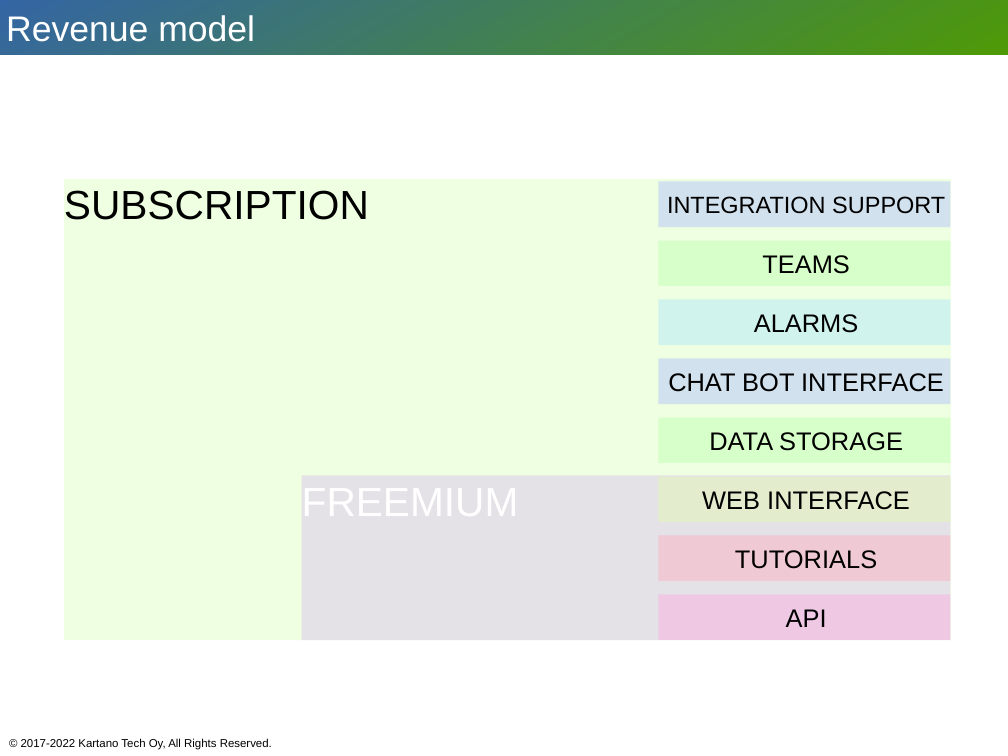
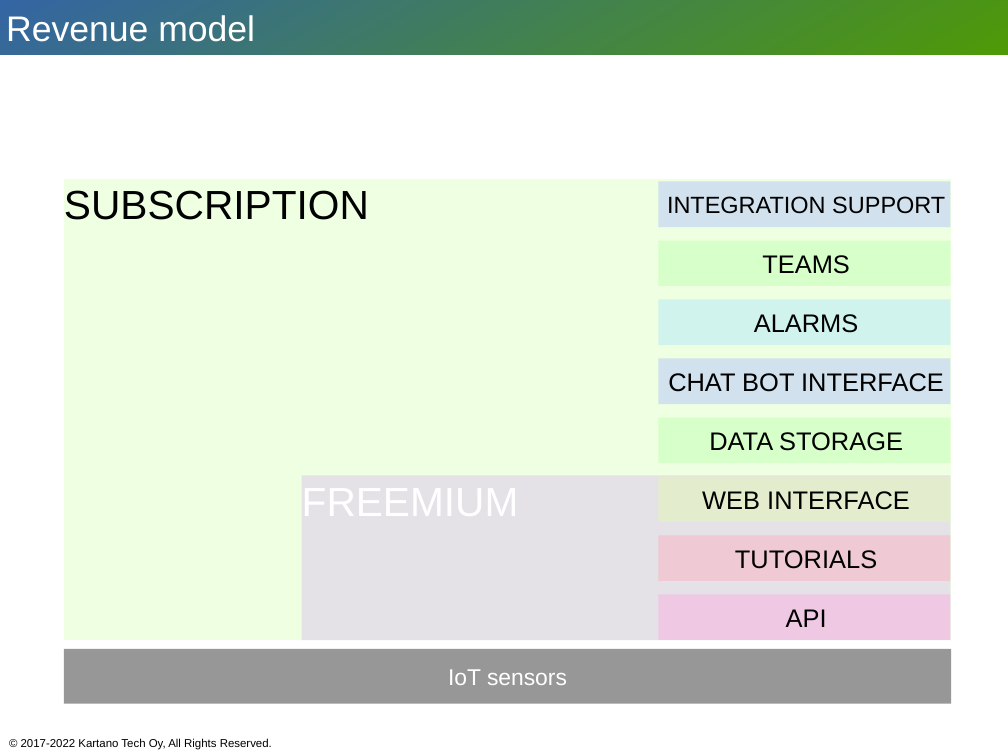
Before and after one commit to githubedu/ERP-samk, a slide deck: slide 2 of kartano/presentations/01presentation.odp. Drawn at 1008x756 pixels with LibreOffice and Linux fonts; fonts in the diff are those of the drawing. Boxes give left, top, right and bottom in pixels: in the first picture for what was removed or moved away, otherwise in the second. Text is boxed around its words. In the diff, an @@ line names an element or a change of style, - is before the commit and + after.

```diff
--- a/kartano/presentations/01presentation.odp
+++ b/kartano/presentations/01presentation.odp
@@ rectangle added at [64,649,951,704], fill #979797, 18 pt, text #FFFFFF @@
+IoT sensors
```
Also in this commit, not shown: 3 other slides changed, 9 other files.
